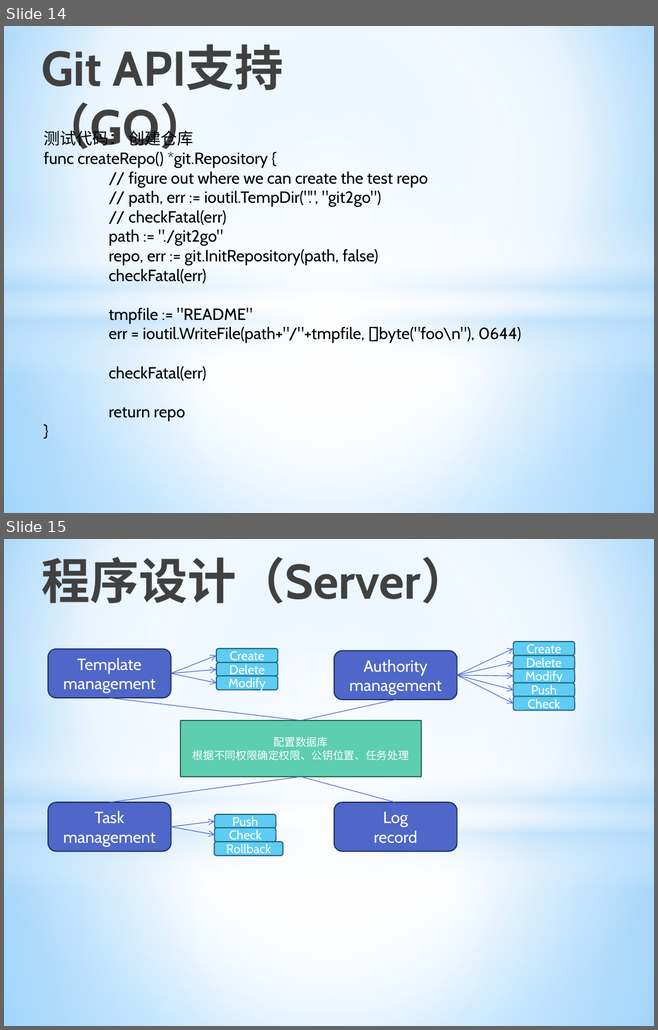
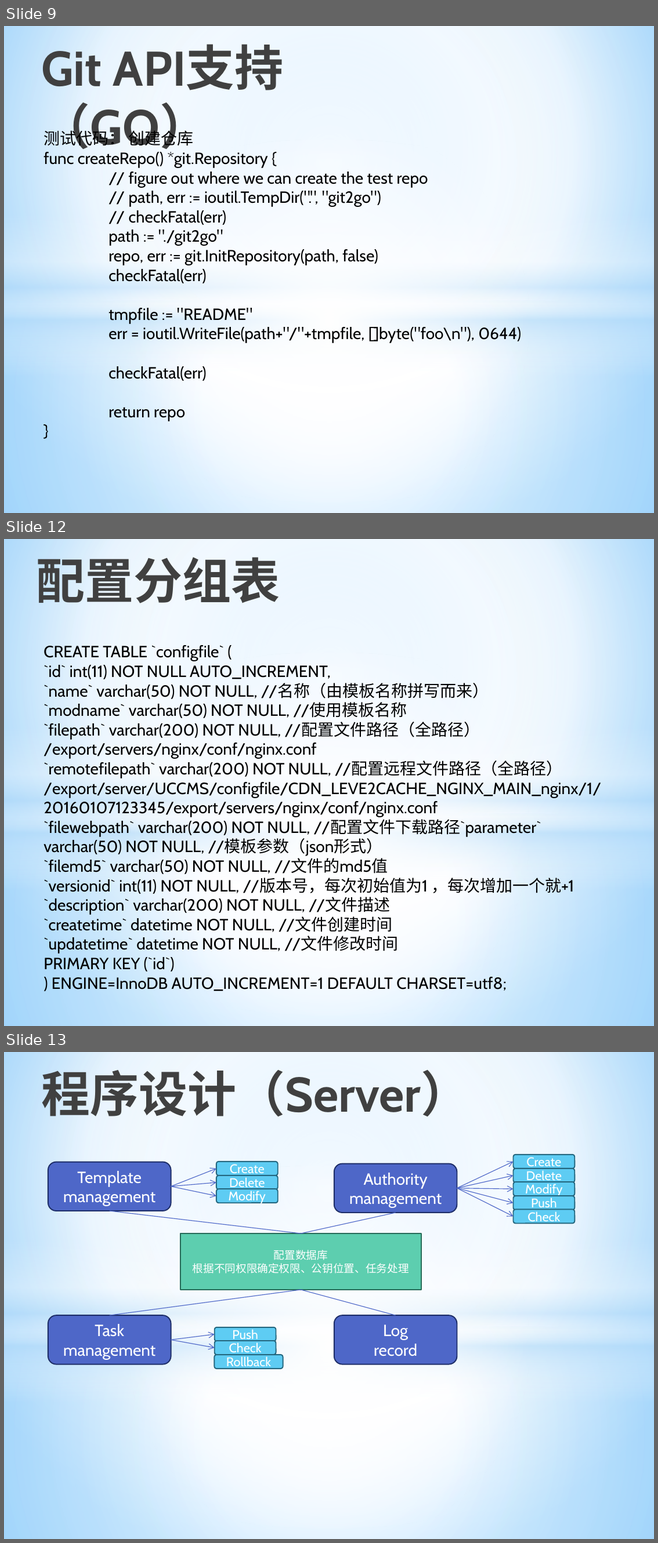
Before and after one commit to allragedbody/clasenbee, a slide deck: docs/Git集群配置方案.pptx. Shown one above the other, each under a label of ours: slides 14 and 15 before the commit, slides 9, 12 and 13 after it; the slides between them are not shown. The pictures are 658x1030 and 658x1543 pixels, drawn with LibreOffice and Linux fonts; fonts in the diff are those of the drawing. Boxes give left, top, right and bottom in pixels: in the first picture for what was removed or moved away, otherwise in the second. Text is boxed around its words. In the diff, an @@ line names an element or a change of style, - is before the commit and + after.

```diff
--- a/docs/Git集群配置方案.pptx
+++ b/docs/Git集群配置方案.pptx
@@ slide 12 added at [4,539,654,1026], background gradient #9ED5FF to #FFFFFF to #5BB9FF; not listed: 4 template elements that a slide beside it also shows @@
@@ title added at [36,557,280,603], 54 pt, text gradient #000000 to #404040 to #212745, bold @@
+配置分组表
@@ text added at [43,645,601,991], 18 pt, text #000000 @@
+CREATE TABLE `configfile` (
+`id` int(11) NOT NULL AUTO_INCREMENT,
+`name` varchar(50) NOT NULL, //名称（由模板名称拼写而来）
+`modname` varchar(50) NOT NULL, //使用模板名称
+`filepath` varchar(200) NOT NULL, //配置文件路径（全路径） /export/servers/nginx/conf/nginx.conf
+`remotefilepath` varchar(200) NOT NULL, //配置远程文件路径（全路径） /export/server/UCCMS/configfile/CDN_LEVE2CACHE_NGINX_MAIN_nginx/1/20160107123345/export/servers/nginx/conf/nginx.conf
+`filewebpath` varchar(200) NOT NULL, //配置文件下载路径`parameter` varchar(50) NOT NULL, //模板参数（json形式）
+`filemd5` varchar(50) NOT NULL, //文件的md5值
+`versionid` int(11) NOT NULL, //版本号，每次初始值为1 ，每次增加一个就+1
+`description` varchar(200) NOT NULL, //文件描述
+`createtime` datetime NOT NULL, //文件创建时间
+`updatetime` datetime NOT NULL, //文件修改时间
+PRIMARY KEY (`id`)
+) ENGINE=InnoDB AUTO_INCREMENT=1 DEFAULT CHARSET=utf8;
@@ what was slide 14 is now slide 9 @@
@@ what was slide 15 is now slide 13 @@
```
Also in this commit, not shown: 6 slides changed, 2 other slides added, 5 slides removed, 8 other files.
